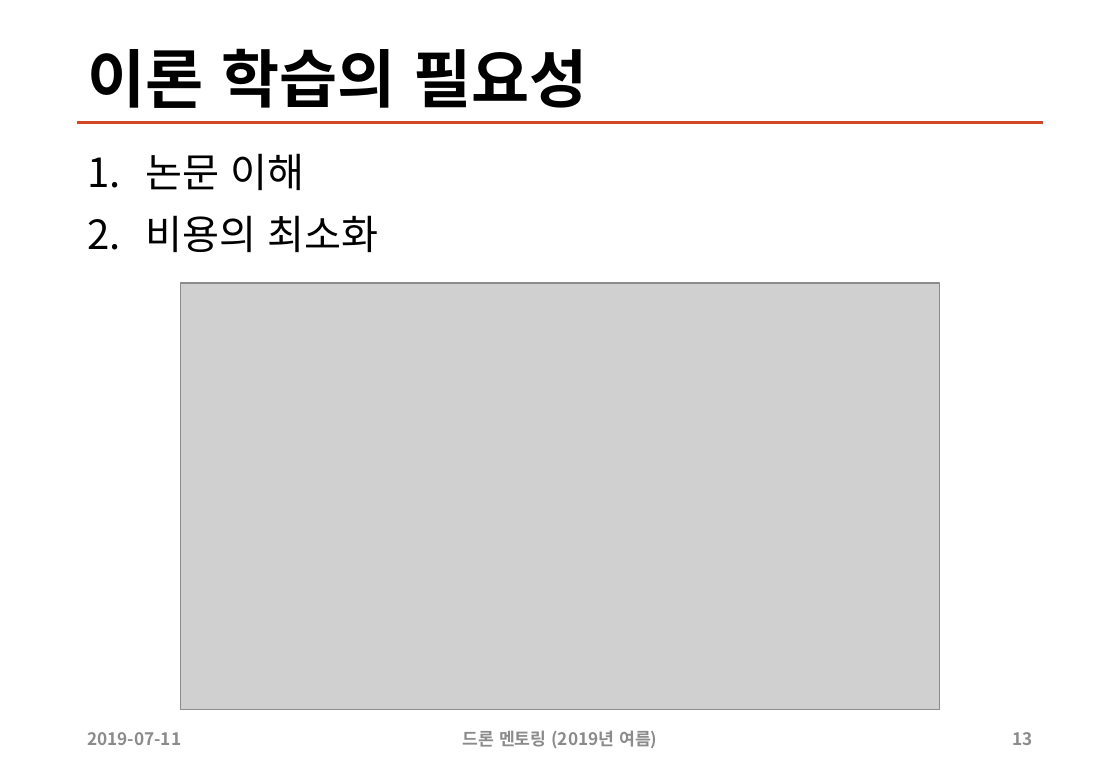
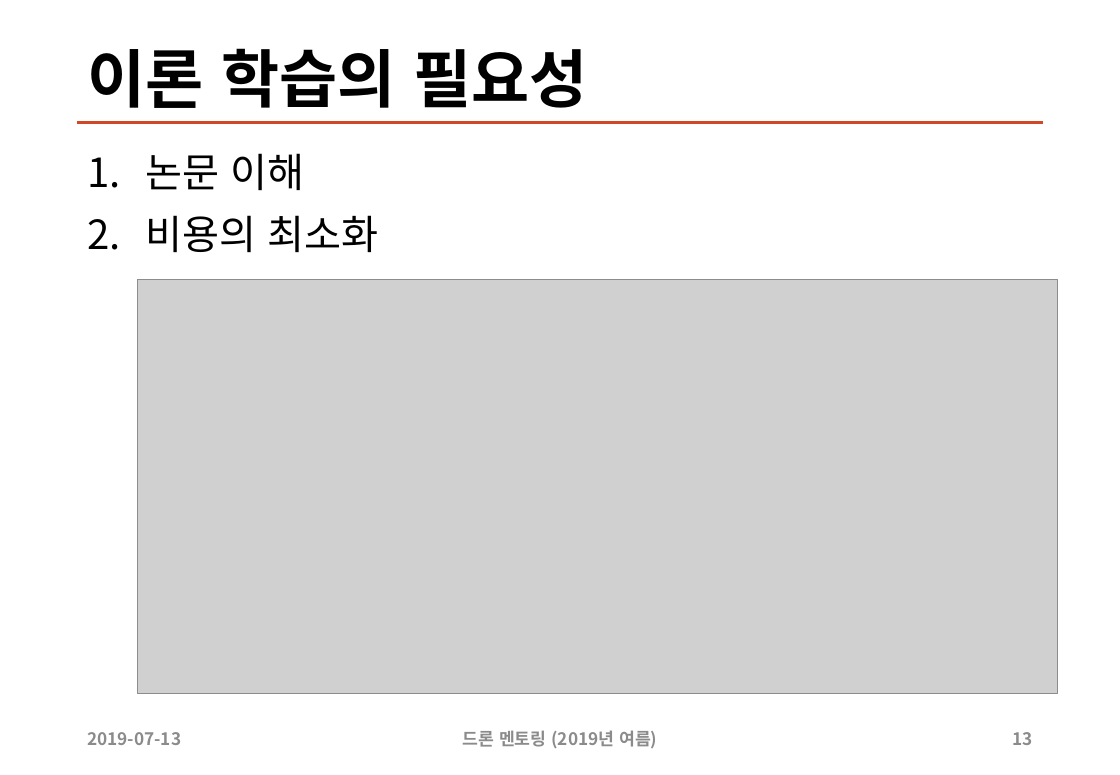
Before and after one commit to sunabove/drone_mentoring, a slide deck: slide 13 of 200 드론 멘토링 자율 비행 이론 V1.1.pptx. Drawn at 1120x775 pixels with LibreOffice and Linux fonts; fonts in the diff are those of the drawing; grey boxes stand for pictures. Boxes give left, top, right and bottom in pixels: in the first picture for what was removed or moved away, otherwise in the second. Text is boxed around its words. In the diff, an @@ line names an element or a change of style, - is before the commit and + after.

```diff
--- a/200 드론 멘토링 자율 비행 이론 V1.1.pptx
+++ b/200 드론 멘토링 자율 비행 이론 V1.1.pptx
@@ picture: place and size @@
-picture at (181, 283, 939, 709)
+picture at (138, 280, 1058, 694)
@@ text at (87, 732, 181, 745): text changed @@
-2019-07-11
+2019-07-13
```
Also in this commit, not shown: 16 other slides changed, 14 slides added, 52 other files.
